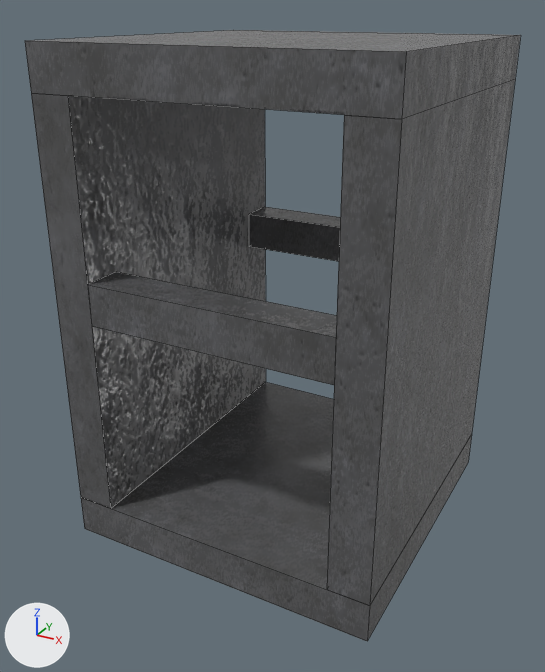
One commit to the Blender file Assets/Rooms/hole_2lvl.blend: the scene before it, then after it.
Rendered twice from a 50 mm lens placed at (4.08, -7.92, 6.08), pointed at (-0.11, -0.3, 2.27). Every picture has the same lights, and +X, +Y and +Z are marked at lower left. Mesh edges are drawn as thin lines.

The older version as bpy lines, for what is in view:
```python
me_floor = bpy.data.meshes.new('Floor')
me_floor.from_pydata(...)  # a box spanning x -8.0..8.0, y -0.1..0.1, z -0.8..0.8
me_floor.materials.append(mat_concrete)
me_hole = bpy.data.meshes.new('hole')
me_hole.from_pydata(...)  # a box spanning x -6.0..6.0, y 1.38..1.62, z 0.6..0.8
me_hole.materials.append(mat_concrete)
me_hole_001 = bpy.data.meshes.new('hole.001')
me_hole_001.from_pydata(...)  # a box spanning x 6.0..8.0, y 0.1..2.6, z -0.8..0.8; a box spanning x -8.0..-6.0, y 0.1..2.6, z -0.8..0.8; a box spanning x -8.0..8.0, y 2.6..2.9, z -0.8..0.8
me_hole_001.materials.append(mat_concrete)
me_hole_003 = bpy.data.meshes.new('hole.003')
me_hole_003.from_pydata(...)  # a box spanning x -6.0..6.0, y 1.38..1.63, z -0.8..-0.6
me_hole_003.materials.append(mat_concrete)
ob_floor = bpy.data.objects.new('Floor', me_floor)
ob_floor.location = (0.0, 0.0, 0.0)
ob_floor.rotation_euler = (1.571, 0.0, 0.0)  # degrees (90, 0, 0)
ob_floor.scale = (0.25, 2.0, 2.5)
ob_hole = bpy.data.objects.new('hole', me_hole_001)
ob_hole.location = (0.0, 0.0, 0.0)
ob_hole.rotation_euler = (1.571, 0.0, 0.0)  # degrees (90, 0, 0)
ob_hole.scale = (0.25, 2.0, 2.5)
ob_hole_floor = bpy.data.objects.new('hole_Floor', me_hole)
ob_hole_floor.location = (0.0, 0.0, 0.0)
ob_hole_floor.rotation_euler = (1.571, 0.0, 0.0)  # degrees (90, 0, 0)
ob_hole_floor.scale = (0.25, 2.0, 2.5)
ob_hole_floor1 = bpy.data.objects.new('hole_Floor1', me_hole_003)
ob_hole_floor1.location = (0.0, 0.0, 0.0)
ob_hole_floor1.rotation_euler = (1.571, 0.0, 0.0)  # degrees (90, 0, 0)
ob_hole_floor1.scale = (0.25, 2.0, 2.5)
```
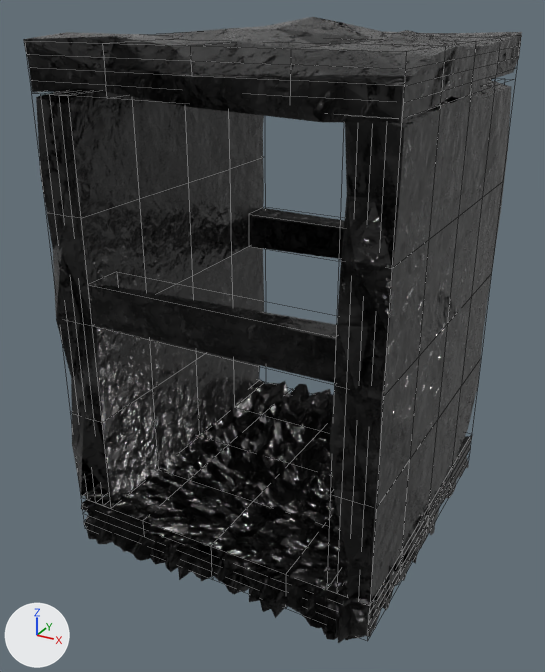
Where the newer file only moved an object's origin or applied its transform, the numbers keep the older frame.

The change in detail:
Picture 'rock_hole_roughness.png' (img_rock_hole_roughness_png) is new.
Picture 'rock_hole.png' (img_rock_hole_png) is new.
Picture 'rock_hole_normal.png' (img_rock_hole_normal_png) is new.
Picture 'rock_hole' (img_rock_hole) is new.
Material 'rock_hole' (mat_rock_hole) is new.
Uses the picture img_rock_hole.
Uses the picture img_rock_hole_normal_png.
Uses the picture img_rock_hole_png.
Uses the picture img_rock_hole_roughness_png.
me_hole has 8 vertices, 6 faces and spans x -6.0..6.0, y 1.38..1.62, z 0.6..0.8.
me_hole no longer uses material mat_concrete.
me_hole now uses material mat_rock_hole.
me_floor has 8 vertices, 6 faces and spans x -8.0..8.0, y -0.1..0.1, z -0.8..0.8.
me_floor is used by ob_floor; location (0.0, 0.0, 0.0); rotation (1.571, 0.0, 0.0), in degrees (90, 0, 0); scale (0.25, 2.0, 2.5).
me_floor no longer uses material mat_concrete.
me_floor part 1: texture (UV) coordinates of 6 of 6 faces, centred in x -8.0..8.0, y -0.1..0.1, z -0.8..0.8, changed; they spanned u 0.27..0.93, v 0.0..1.0 and now span u 0.0..0.97, v 0.0..1.0.
me_floor now uses material mat_rock_hole.
me_hole_001 has 24 vertices, 18 faces and spans x -8.0..8.0, y 0.1..2.9, z -0.8..0.8.
me_hole_001 is used by ob_hole; location (0.0, 0.0, 0.0); rotation (1.571, 0.0, 0.0), in degrees (90, 0, 0); scale (0.25, 2.0, 2.5).
me_hole_001 no longer uses material mat_concrete.
me_hole_001 part 2: texture (UV) coordinates of 18 of 18 faces, centred in x -8.0..8.0, y 0.1..2.9, z -0.8..0.8, changed; they spanned u 0.0..0.92, v 0.0..1.0 and now span u 0.0..0.97, v 0.0..1.0.
me_hole_001 now uses material mat_rock_hole.
me_hole_003 has 8 vertices, 6 faces and spans x -6.0..6.0, y 1.38..1.63, z -0.8..-0.6.
me_hole_003 no longer uses material mat_concrete.
me_hole_003 now uses material mat_rock_hole.
Object 'Floor' (ob_floor) gains a SUBSURF modifier named 'Subdivision'.
Modifier setting: subdivision_type = 'SIMPLE'.
Modifier setting: use_adaptive_subdivision = True.
Object 'hole' (ob_hole) gains a SUBSURF modifier named 'Subdivision'.
Modifier setting: subdivision_type = 'SIMPLE'.
Modifier setting: use_adaptive_subdivision = True.
Modifier setting: adaptive_pixel_size = 10.0.

What differs and where, as boxes [x1, y1, x2, y2] in the pictures (545 x 672 px):
'hole', recoloured, surface changed, modifiers changed (grey to black)
    before: [25, 30, 521, 606]
    after: [23, 17, 522, 599]
'Floor', recoloured, surface changed, modifiers changed (grey to black)
    before: [81, 382, 472, 641]
    after: [81, 379, 473, 643]
'hole_Floor', recoloured
    both: [88, 272, 337, 385]
'hole_Floor1', recoloured
    both: [249, 207, 344, 261]
